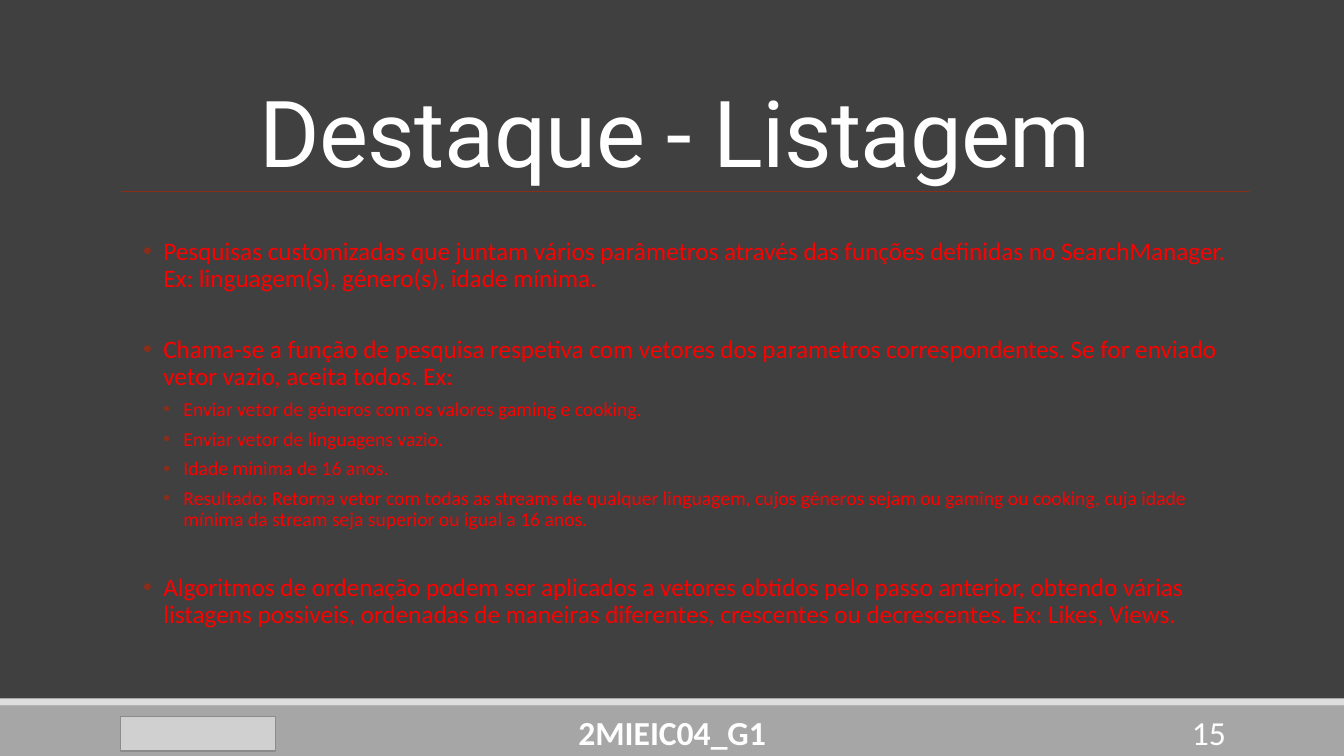
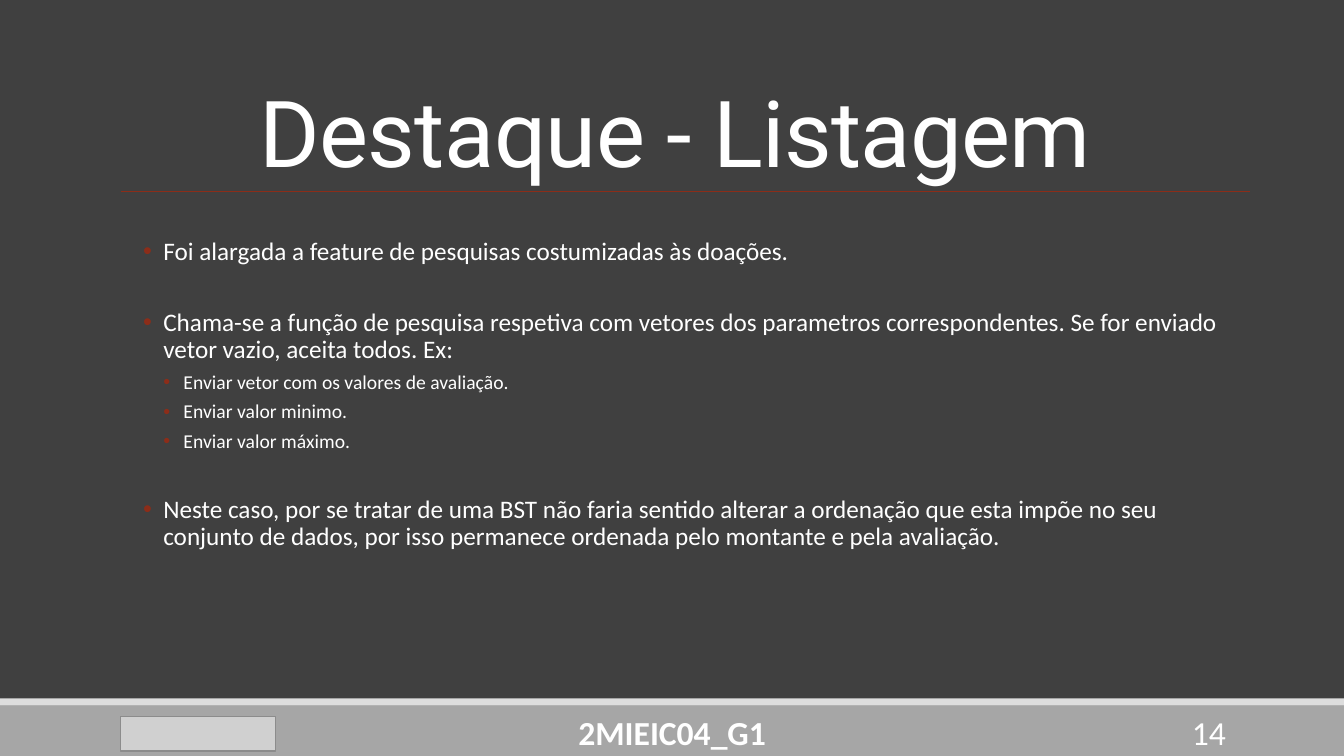
Before and after one commit to DoStini/FEUP-AEDA-proj, a slide deck: slide 14 of StreamZ__P2.pptx (slide 15 before the commit). Drawn at 1344x756 pixels with LibreOffice and Linux fonts; fonts in the diff are those of the drawing; grey boxes stand for pictures. Boxes give left, top, right and bottom in pixels: in the first picture for what was removed or moved away, otherwise in the second. Text is boxed around its words. In the diff, an @@ line names an element or a change of style, - is before the commit and + after.

Commit message:
Update ppt

```diff
--- a/StreamZ__P2.pptx
+++ b/StreamZ__P2.pptx
@@ text at (163,242,788,265): text changed; text colour #FF0000 to #FFFFFF @@
-  • Pesquisas customizadas que juntam vários parâmetros através das funções definidas no SearchManager. Ex: linguagem(s), género(s), idade mínima.
+  • Foi alargada a feature de pesquisas costumizadas às doações.
@@ text at (163,313,1216,361): text colour #FF0000 to #FFFFFF in "Chama-se a função de pesquisa respetiva com ..." @@
@@ text at (163,375,1157,550): text changed; size 14 to 18 pt; text colour #FF0000 to #FFFFFF @@
-    • Enviar vetor de géneros com os valores gaming e cooking.
-    • Enviar vetor de linguagens vazio.
-    • Idade minima de 16 anos.
-    • Resultado: Retorna vetor com todas as streams de qualquer linguagem, cujos géneros sejam ou gaming ou cooking, cuja idade mínima da stream seja superior ou igual a 16 anos.
-  • Algoritmos de ordenação podem ser aplicados a vetores obtidos pelo passo anterior, obtendo várias listagens possiveis, ordenadas de maneiras diferentes, crescentes ou decrescentes. Ex: Likes, Views.
+    • Enviar vetor com os valores de avaliação.
+    • Enviar valor minimo.
+    • Enviar valor máximo.
+  • Neste caso, por se tratar de uma BST não faria sentido alterar a ordenação que esta impõe no seu conjunto de dados, por isso permanece ordenada pelo montante e pela avaliação.
@@ page number at (1192,723,1226,745): text changed @@
-15
+14
```
Also in this commit, not shown: 4 other slides changed, 1 slide removed.
